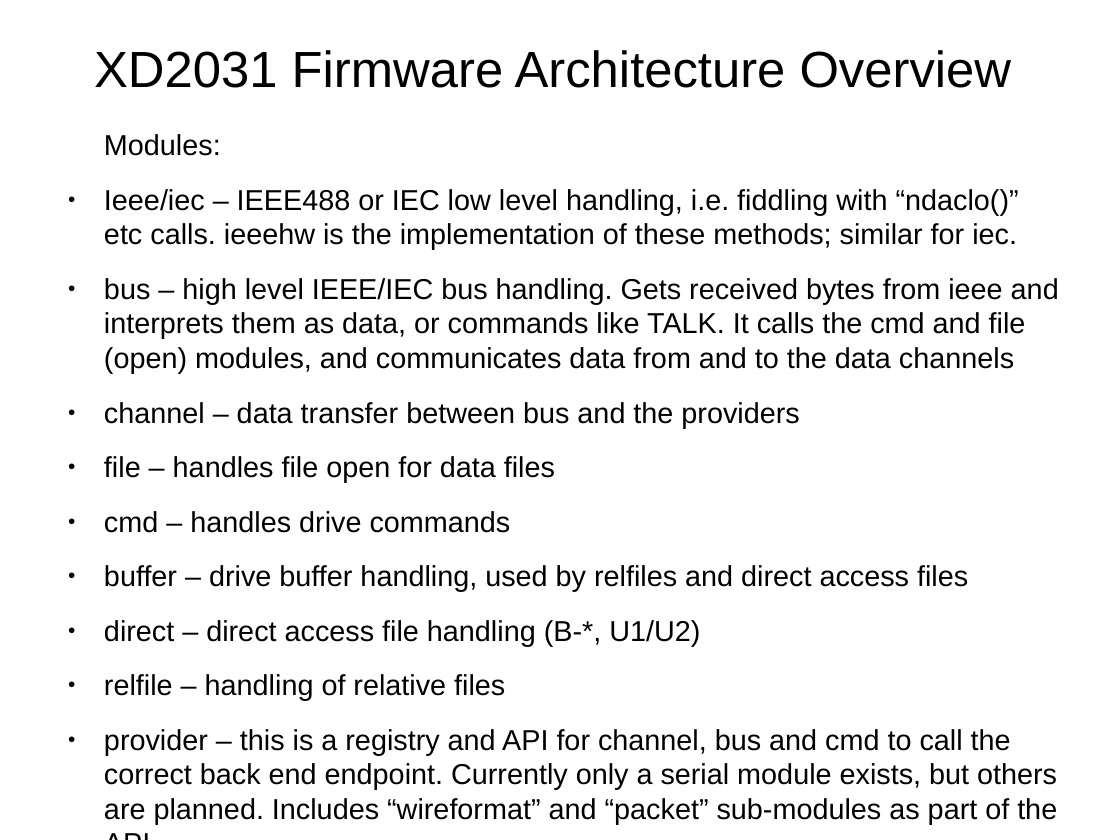
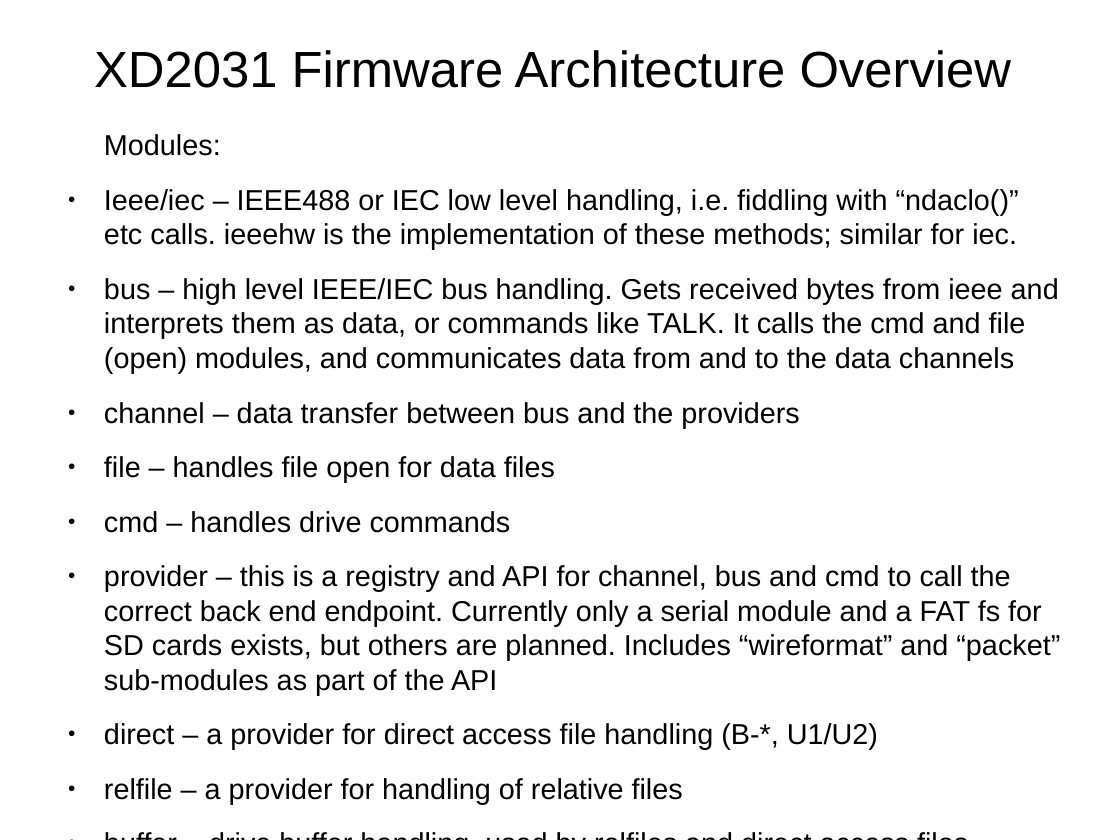
Before and after one commit to fachat/XD2031, a slide deck: slide 3 of docsrc/firmware overview.odp. Drawn at 1120x840 pixels with LibreOffice and Linux fonts; fonts in the diff are those of the drawing. Boxes give left, top, right and bottom in pixels: in the first picture for what was removed or moved away, otherwise in the second. Text is boxed around its words. In the diff, an @@ line names an element or a change of style, - is before the commit and + after.

Commit message:
Update firmware architecture documentation

```diff
--- a/docsrc/firmware overview.odp
+++ b/docsrc/firmware overview.odp
@@ text at [104,565,1060,804]: paragraphs added @@
+● provider – this is a registry and API for channel, bus and cmd to call the correct back end endpoint. Currently only a serial module and a FAT fs for SD cards exists, but others are planned. Includes “wireformat” and “packet” sub-modules as part of the API
+● direct – a provider for direct access file handling (B-*, U1/U2)
+● relfile – a provider for handling of relative files
@@ text at [104,620,1057,824]: paragraphs removed @@
-● direct – direct access file handling (B-*, U1/U2)
-● relfile – handling of relative files
-● provider – this is a registry and API for channel, bus and cmd to call the correct back end endpoint. Currently only a serial module exists, but others are planned. Includes “wireformat” and “packet” sub-modules as part of the API
```
Also in this commit, not shown: 1 other slide changed.
